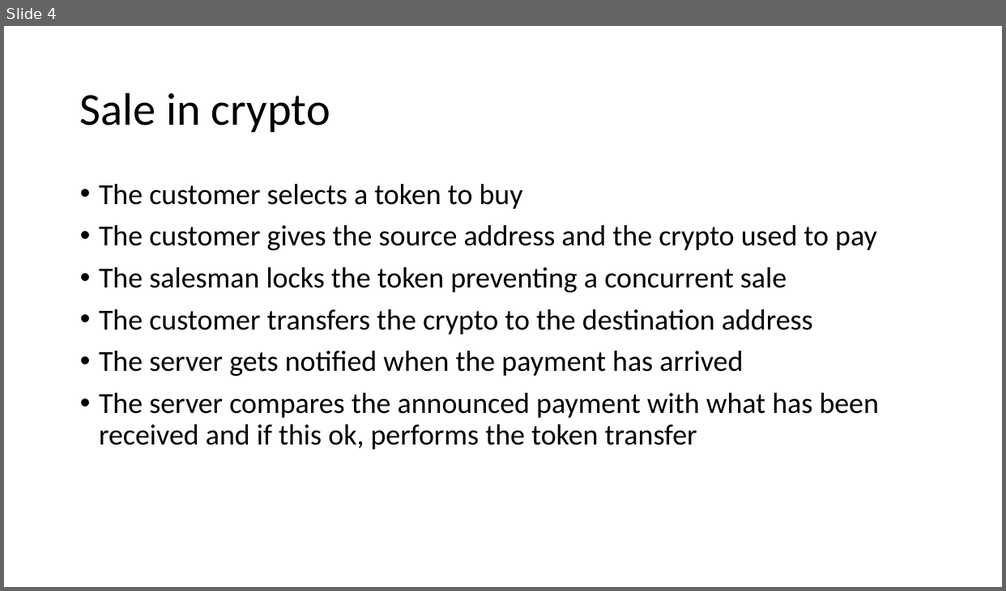
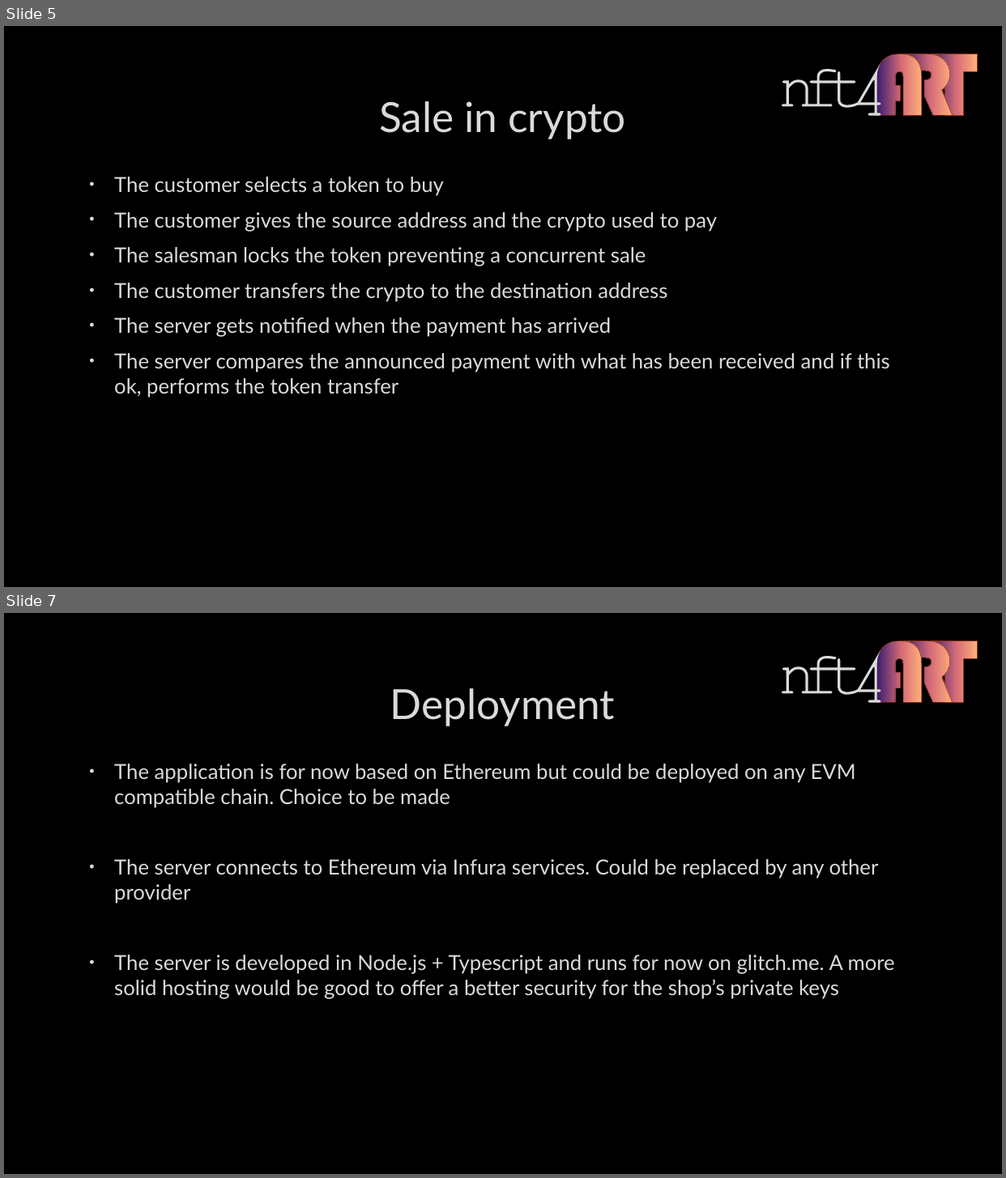
Before and after one commit to PhilippeMeyer/nft4Art, a slide deck: specs.pptx. Shown one above the other, each under a label of ours: slide 4 before the commit, slides 5 and 7 after it; the slides between them are not shown. The pictures are 1006x591 and 1006x1178 pixels, drawn with LibreOffice and Linux fonts; fonts in the diff are those of the drawing; background and template pictures are left out. Boxes give left, top, right and bottom in pixels: in the first picture for what was removed or moved away, otherwise in the second. Text is boxed around its words. In the diff, an @@ line names an element or a change of style, - is before the commit and + after.

```diff
--- a/specs.pptx
+++ b/specs.pptx
@@ slide 7 added at <box>4,613,1002,1174</box>, background picture (left out); not listed: 5 template elements that a slide beside it also shows @@
@@ title added at <box>390,688,615,726</box>, 40 pt, text #DADADA @@
+Deployment
@@ text added at <box>114,764,895,999</box>, 20 pt, text #DADADA @@
+• The application is for now based on Ethereum but could be deployed on any EVM compatible chain. Choice to be made
+• The server connects to Ethereum via Infura services. Could be replaced by any other provider
+• The server is developed in Node.js + Typescript and runs for now on glitch.me. A more solid hosting would be good to offer a better security for the shop’s private keys
@@ what was slide 4 is now slide 5 @@
@@ slide 5 changed as well @@
@@ background #FFFFFF to picture (left out) @@
@@ group added at <box>782,54,978,116</box>: 5 freeform shapes @@
@@ title "Sale in crypto": place and size @@
-title "Sale in crypto" at <box>80,92,330,132</box>
+title "Sale in crypto" at <box>379,101,625,139</box>
@@ title "Sale in crypto" at <box>379,101,625,139</box>: size 44 to 40 pt, font Calibri to Lato, text colour #000000 to #DADADA, letter outline none to #404040 0.75 pt; alignment left to centre; line spacing 0.9 to 1 @@
@@ text "The customer selects a token ...": place and size @@
-text "The customer selects a token ..." at <box>99,184,879,450</box>
+text "The customer selects a token ..." at <box>114,177,890,398</box>
@@ text "The customer selects a token ..." at <box>114,177,890,398</box>: size 28 to 20 pt, font Calibri to Lato, text colour #000000 to #DADADA, letter outline none to #404040 0.75 pt; indent changed; line spacing 0.9 to 1 @@
```
Also in this commit, not shown: 10 other slides changed, 2 other slides added, 2 slides removed.
